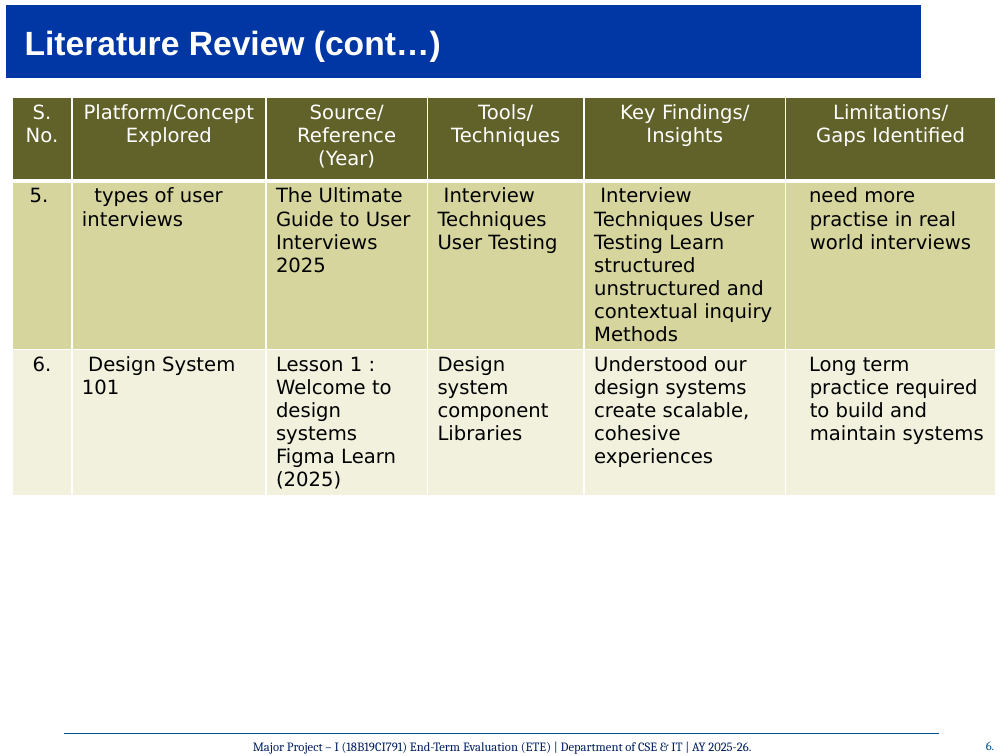
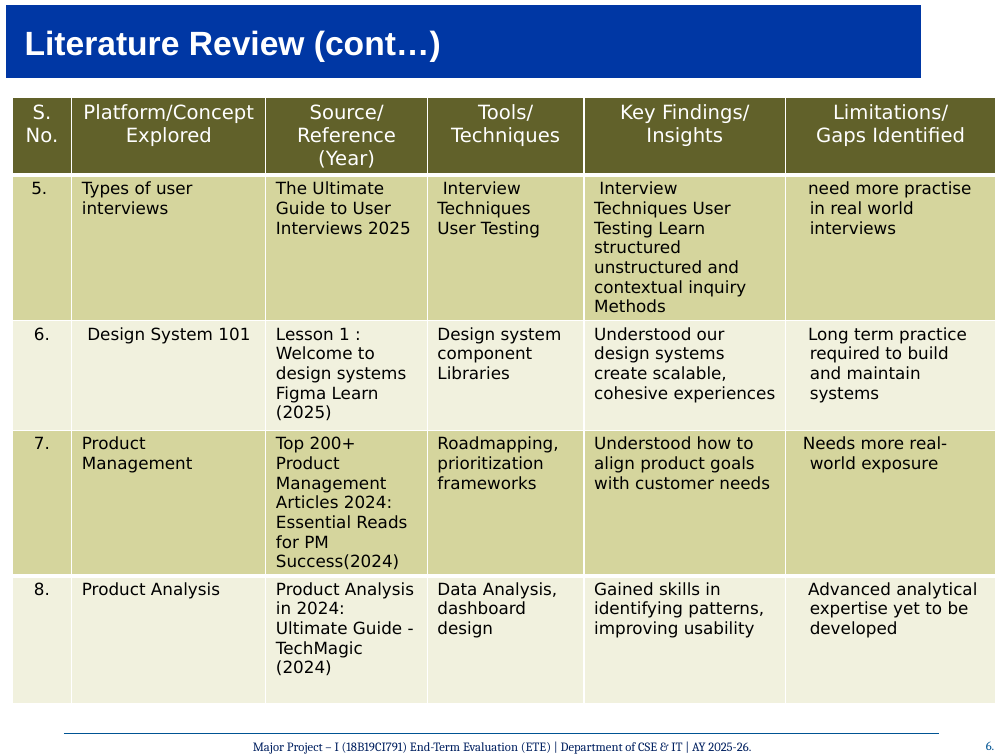
Before and after one commit to saurav2208/MP_IG21, a slide deck: slide 7 of Presentation/IG21.pptx. Drawn at 1008x756 pixels with LibreOffice and Linux fonts; fonts in the diff are those of the drawing; background and template pictures are left out. Boxes give left, top, right and bottom in pixels: in the first picture for what was removed or moved away, otherwise in the second. Text is boxed around its words. In the diff, an @@ line names an element or a change of style, - is before the commit and + after.

```diff
--- a/Presentation/IG21.pptx
+++ b/Presentation/IG21.pptx
@@ table at box(12, 97, 995, 429) @@
-row 2, column 2: types of user interviews
+row 2, column 2: Types of user interviews
@@ size 14 to 12 pt in "5.", "The Ultimate Guide to User Interviews 2025", "Interview Techniques User Testing", "Interview Techniques User Testing Learn structured unstructu ..." and 7 more places @@
@@ table added at box(12, 430, 995, 686), 2 rows, 6 columns @@
+7. | Product Management | Top 200+ Product Management Articles 2024: Essential Reads for PM Success(2024) | Roadmapping, prioritization frameworks | Understood how to align product goals with customer needs | Needs more real-world exposure
+8. | Product Analysis | Product Analysis in 2024: Ultimate Guide - TechMagic (2024) | Data Analysis, dashboard design | Gained skills in identifying patterns, improving usability | Advanced analytical expertise yet to be developed
```
Also in this commit, not shown: 1 other slide changed, 1 slide added.
